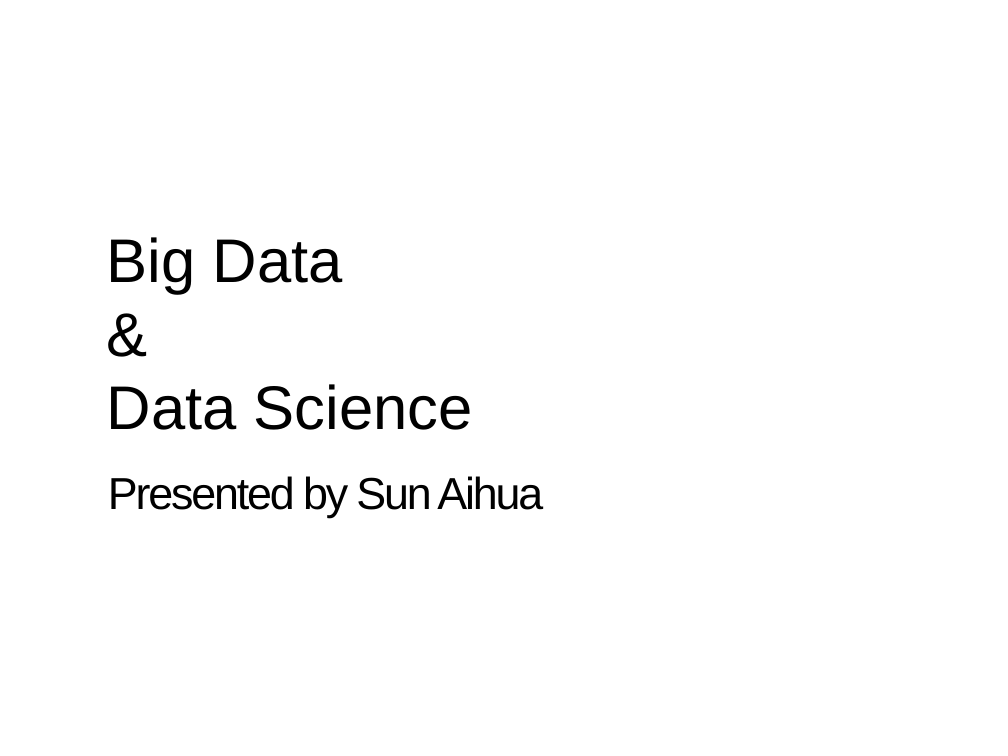
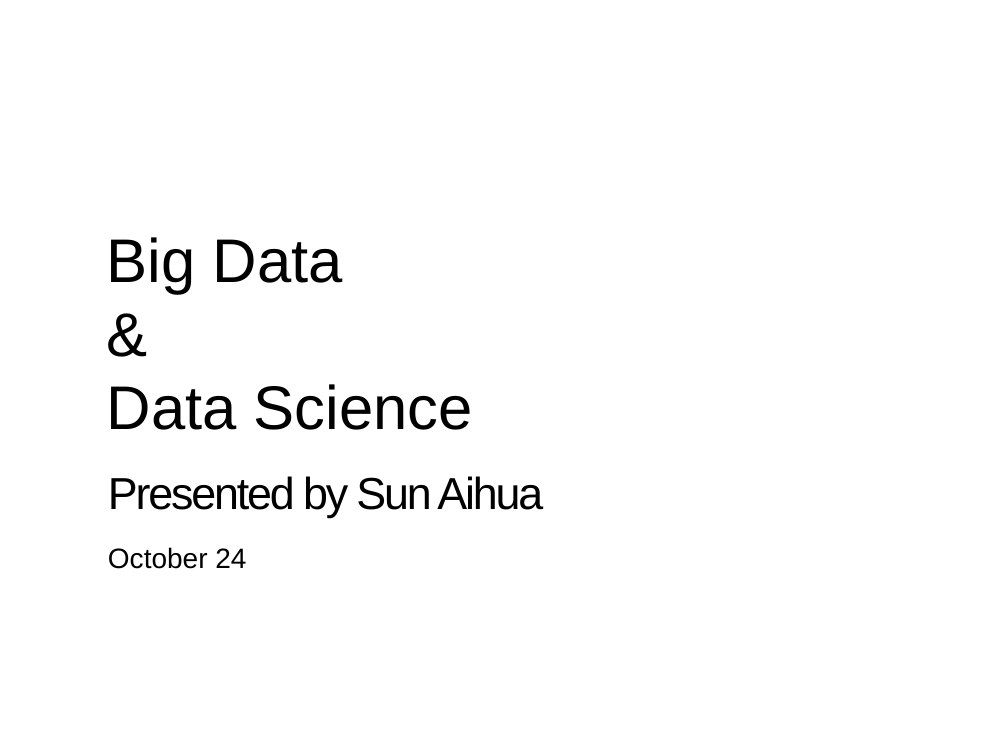
Before and after one commit to aeeeeeep/aeeeeeep.github.io, a slide deck: slide 1 of papers/BigData.pptx. Drawn at 1008x756 pixels with LibreOffice and Linux fonts; fonts in the diff are those of the drawing. Boxes give left, top, right and bottom in pixels: in the first picture for what was removed or moved away, otherwise in the second. Text is boxed around its words. In the diff, an @@ line names an element or a change of style, - is before the commit and + after.

```diff
--- a/papers/BigData.pptx
+++ b/papers/BigData.pptx
@@ subtitle at (108,547,246,569): paragraph added @@
+October 24
```
Also in this commit, not shown: 2 other slides changed, 1 slide added, 1 other file.
